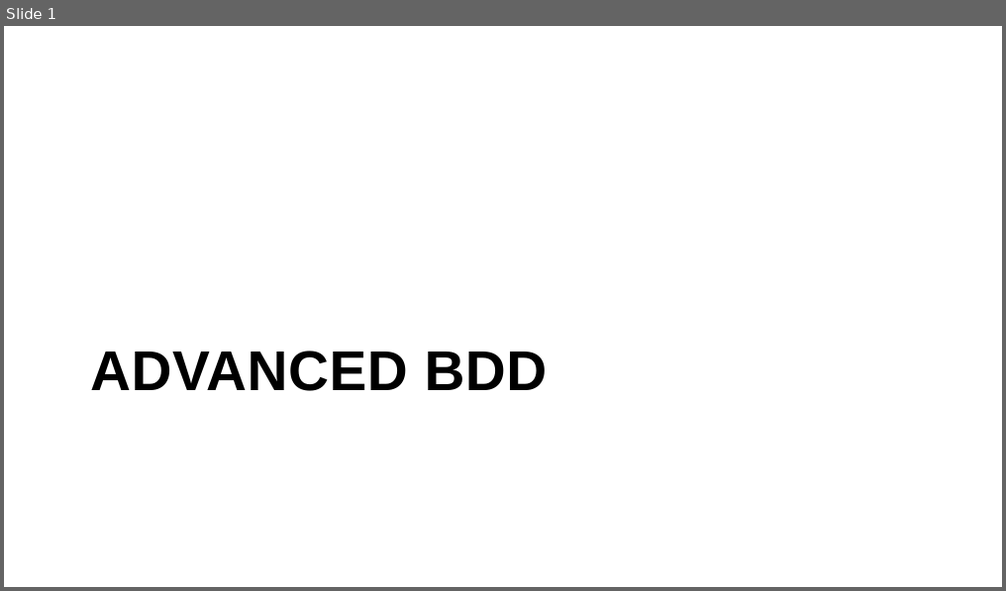
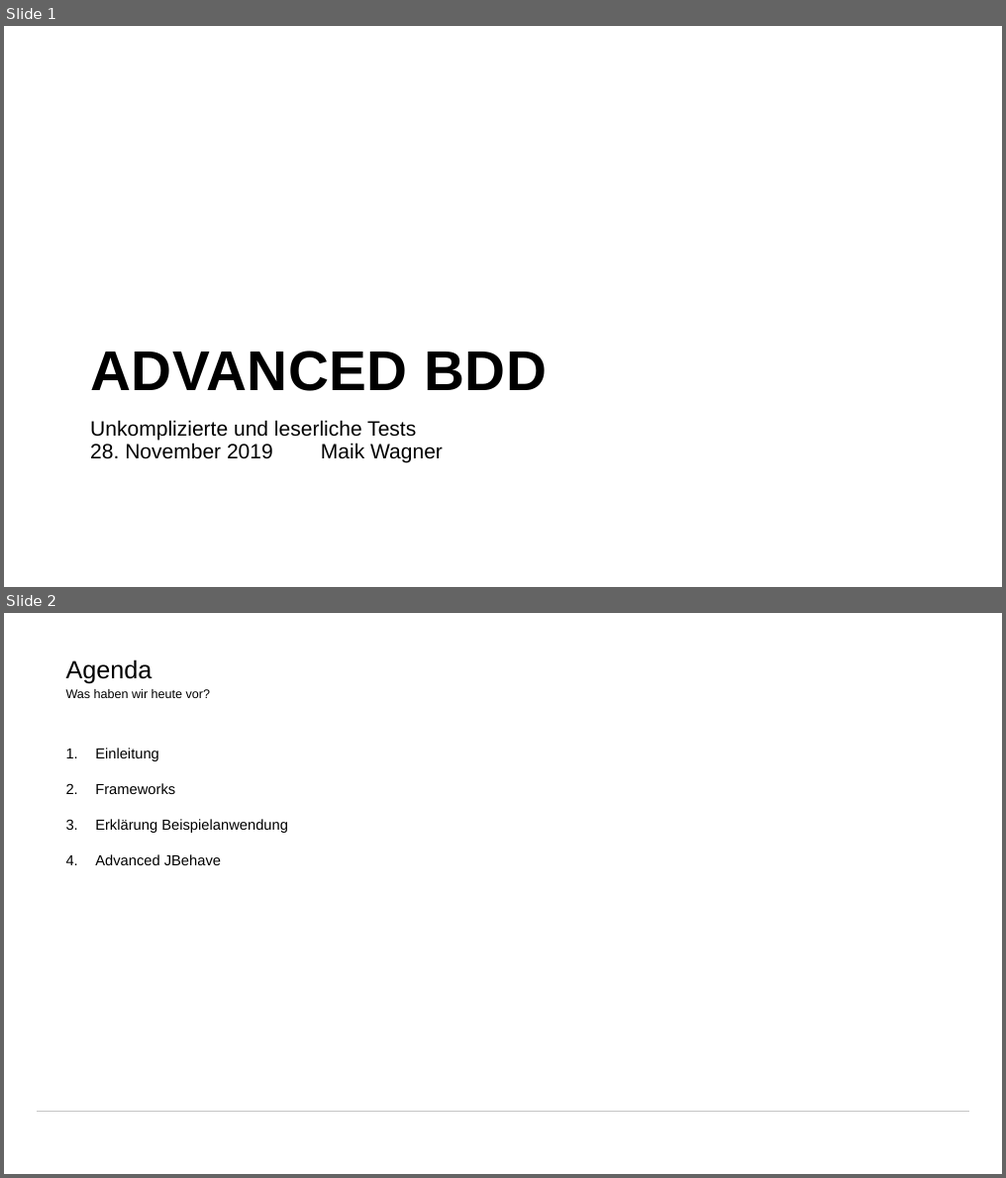
Before and after one commit to wolffj1995/AdvancedBDD, a slide deck: AdvancedBdd.pptx. Shown one above the other, each under a label of ours: slide 1 before the commit, slides 1 and 2 after it. The pictures are 1006x591 and 1006x1178 pixels, drawn with LibreOffice and Linux fonts; fonts in the diff are those of the drawing; background and template pictures are left out. Boxes give left, top, right and bottom in pixels: in the first picture for what was removed or moved away, otherwise in the second. Text is boxed around its words. In the diff, an @@ line names an element or a change of style, - is before the commit and + after.

```diff
--- a/AdvancedBdd.pptx
+++ b/AdvancedBdd.pptx
@@ slide 2 added at box(4, 613, 1002, 1174), background #FFFFFF @@
@@ title added at box(66, 660, 152, 684), 24 pt, text #000000 @@
+Agenda
@@ text added at box(66, 689, 210, 698), 12 pt, text #000000 @@
+Was haben wir heute vor?
@@ text added at box(66, 749, 78, 759), 14 pt, text #000000 @@
+1.
@@ text added at box(95, 748, 159, 761), 14 pt, text #000000 @@
+Einleitung
@@ text added at box(66, 783, 78, 794), 14 pt, text #000000 @@
+2.
@@ text added at box(95, 783, 175, 794), 14 pt, text #000000 @@
+Frameworks
@@ text added at box(66, 819, 78, 830), 14 pt, text #000000 @@
+3.
@@ text added at box(95, 819, 288, 833), 14 pt, text #000000 @@
+Erklärung Beispielanwendung
@@ text added at box(66, 856, 78, 865), 14 pt, text #000000 @@
+4.
@@ text added at box(95, 855, 221, 865), 14 pt, text #000000 @@
+Advanced JBehave
@@ line added from (37, 1111) to (969, 1111), #C5C5C5 0.5 pt @@
@@ slide 1 changed as well @@
@@ subtitle added at box(90, 420, 416, 440), 20 pt, text #000000 @@
+Unkomplizierte und leserliche Tests
@@ text added at box(90, 443, 443, 464), 20 pt, text #000000 @@
+28. November 2019 Maik Wagner
```
Also in this commit, not shown: 12 other slides added.
